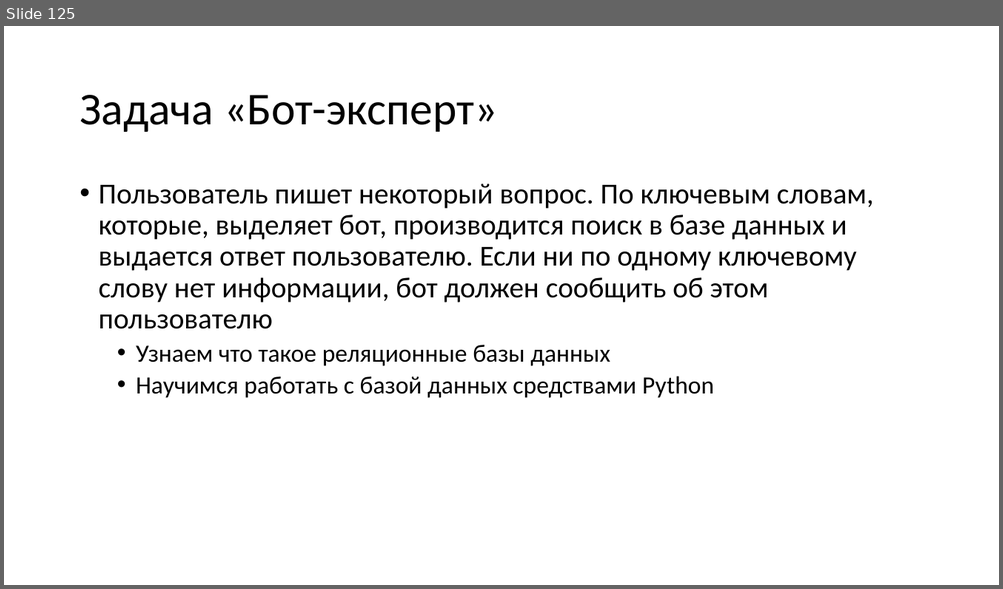
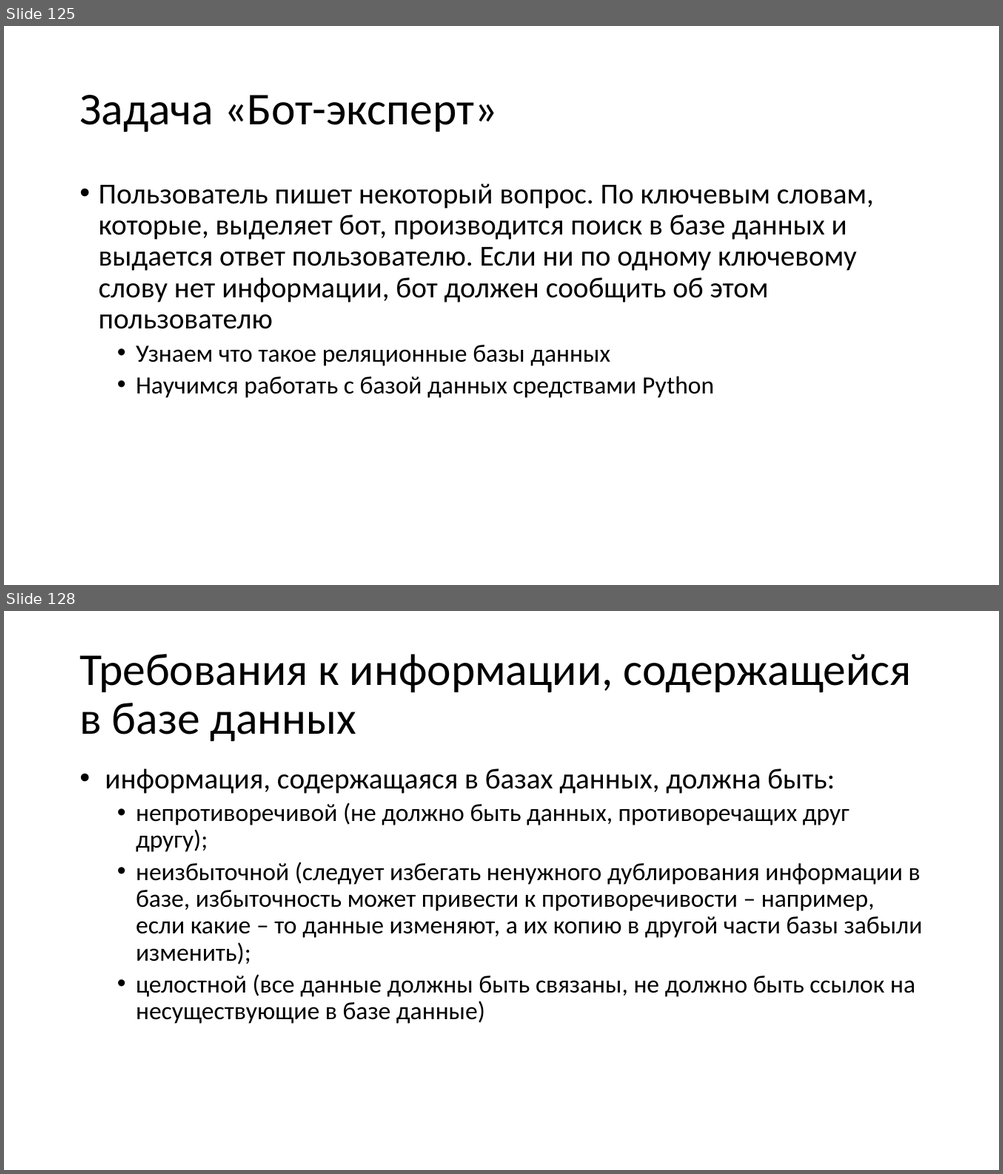
Before and after one commit to paveltsytovich/telegram-course, a slide deck: Presentation/Разработка ботов для телеграмм на Python.pptx. Shown one above the other, each under a label of ours: slide 125 before the commit, slides 125 and 128 after it; the slides between them are not shown. The pictures are 1003x589 and 1003x1174 pixels, drawn with LibreOffice and Linux fonts; fonts in the diff are those of the drawing. Boxes give left, top, right and bottom in pixels: in the first picture for what was removed or moved away, otherwise in the second. Text is boxed around its words. In the diff, an @@ line names an element or a change of style, - is before the commit and + after.

Commit message:
Определение базы данных, СУБД и таблиц

```diff
--- a/Presentation/Разработка ботов для телеграмм на Python.pptx
+++ b/Presentation/Разработка ботов для телеграмм на Python.pptx
@@ slide 128 added at (4, 611, 999, 1170), background #FFFFFF @@
@@ title added at (79, 654, 911, 741), 44 pt, text #000000 @@
+Требования к информации, содержащейся в базе данных
@@ text added at (105, 769, 922, 1024), 24 pt, text #000000 @@
+• информация, содержащаяся в базах данных, должна быть:
+  • непротиворечивой (не должно быть данных, противоречащих друг другу);
+  • неизбыточной (следует избегать ненужного дублирования информации в базе, избыточность может привести к противоречивости – например, если какие – то данные изменяют, а их копию в другой части базы забыли изменить);
+  • целостной (все данные должны быть связаны, не должно быть ссылок на несуществующие в базе данные)
```
Also in this commit, not shown: 1 slide changed, 8 other slides added.
